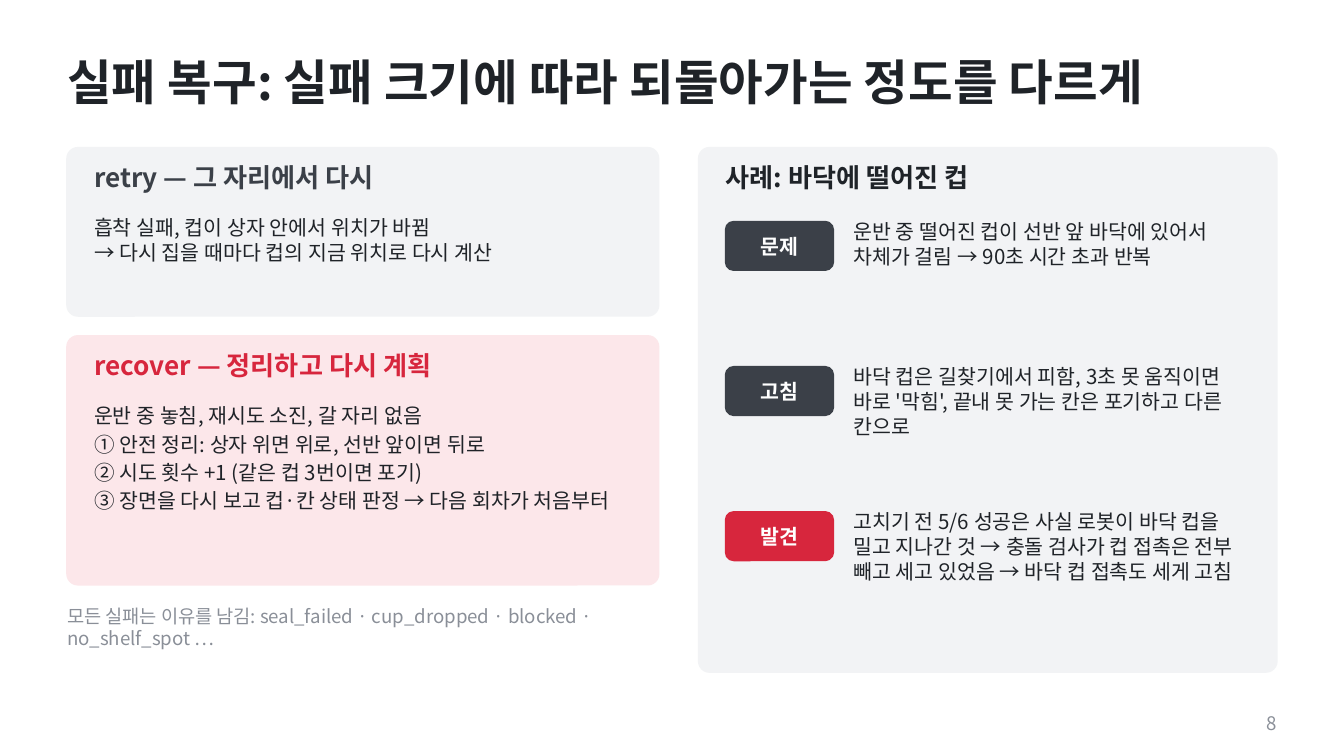
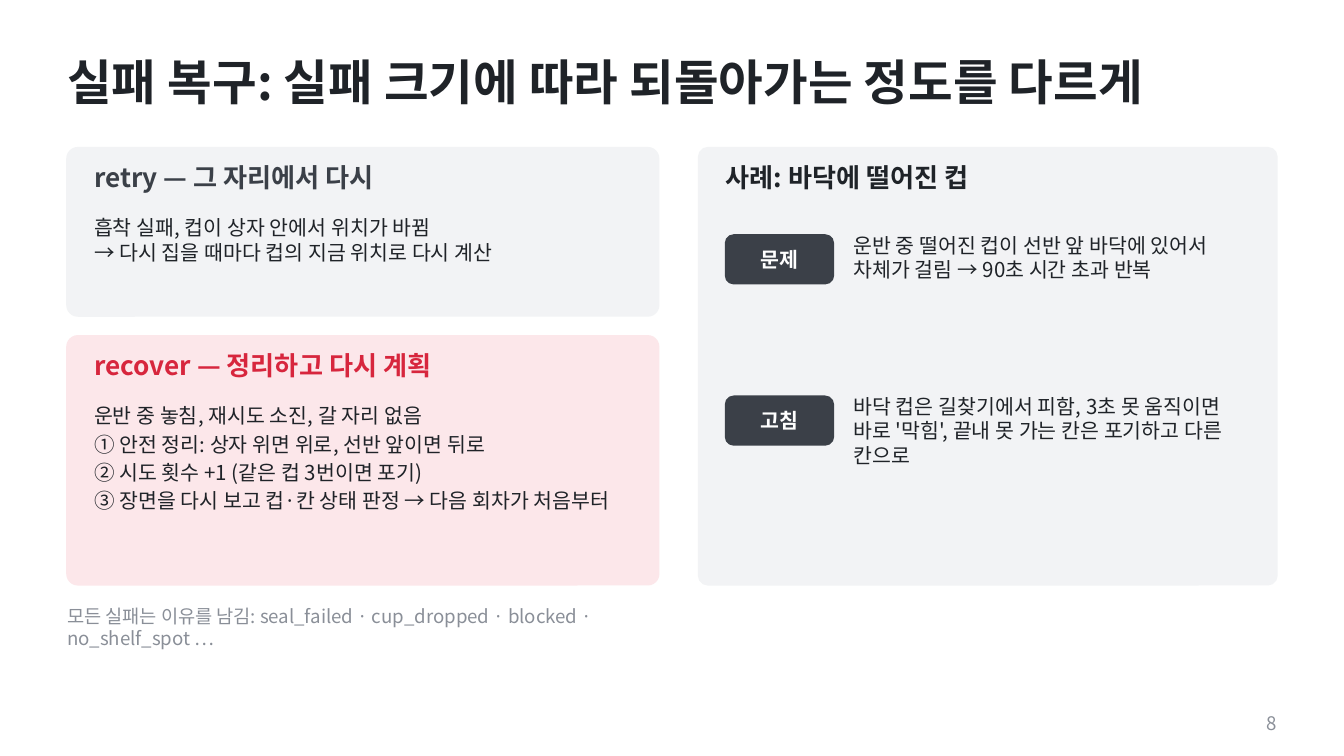
Before and after one commit to hayoung0Lee/cupramen, a slide deck: slide 8 of presentation/cupramen_deck.pptx. Drawn at 1344x756 pixels with LibreOffice and Linux fonts; fonts in the diff are those of the drawing. Boxes give left, top, right and bottom in pixels: in the first picture for what was removed or moved away, otherwise in the second. Text is boxed around its words. In the diff, an @@ line names an element or a change of style, - is before the commit and + after.

```diff
--- a/presentation/cupramen_deck.pptx
+++ b/presentation/cupramen_deck.pptx
@@ rounded rectangle: place and size @@
-rounded rectangle at <box>699,148,1277,672</box>
+rounded rectangle at <box>699,148,1277,585</box>
@@ 2 texts, 1 rounded rectangle: place and size @@
-2 texts, 1 rounded rectangle at <box>726,222,1208,270</box>
+2 texts, 1 rounded rectangle at <box>726,235,1208,284</box>
@@ 2 texts, 1 rounded rectangle: place and size @@
-2 texts, 1 rounded rectangle at <box>726,367,1222,435</box>
+2 texts, 1 rounded rectangle at <box>726,396,1222,464</box>
@@ rounded rectangle removed at <box>726,512,833,560</box> @@
@@ text removed at <box>761,526,799,546</box> @@
-발견
@@ text removed at <box>853,512,1233,581</box> @@
-고치기 전 5/6 성공은 사실 로봇이 바닥 컵을 밀고 지나간 것 → 충돌 검사가 컵 접촉은 전부 빼고 세고 있었음 → 바닥 컵 접촉도 세게 고침
```
Also in this commit, not shown: 1 other file.
